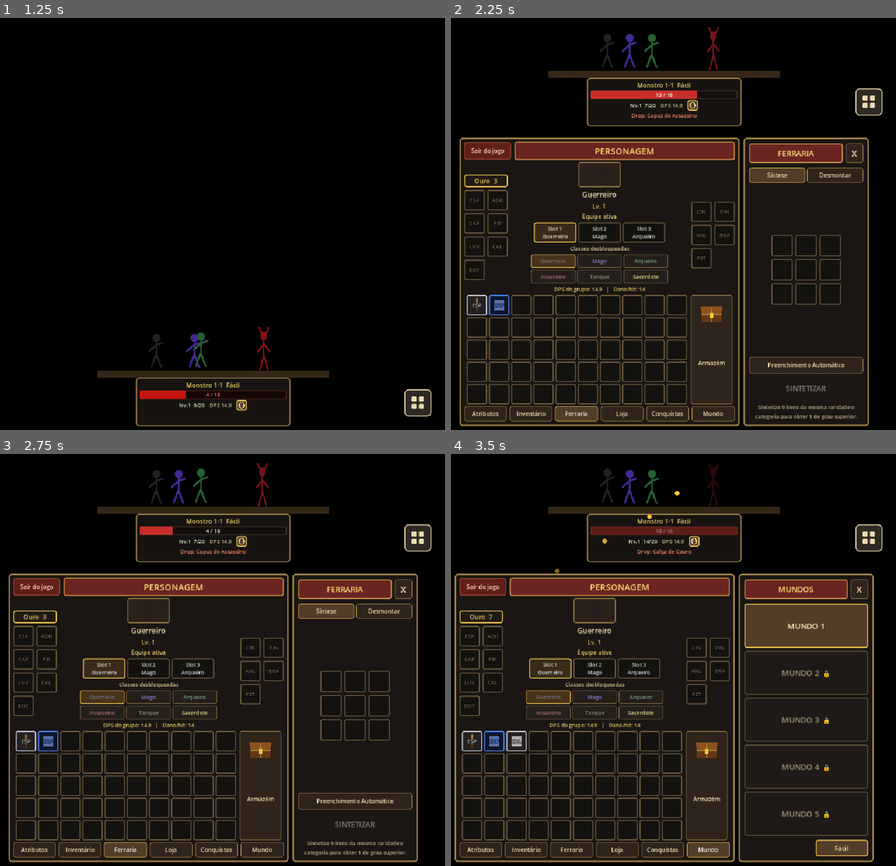
Above: before the commit, frames 1-4 (two rows, left to right).
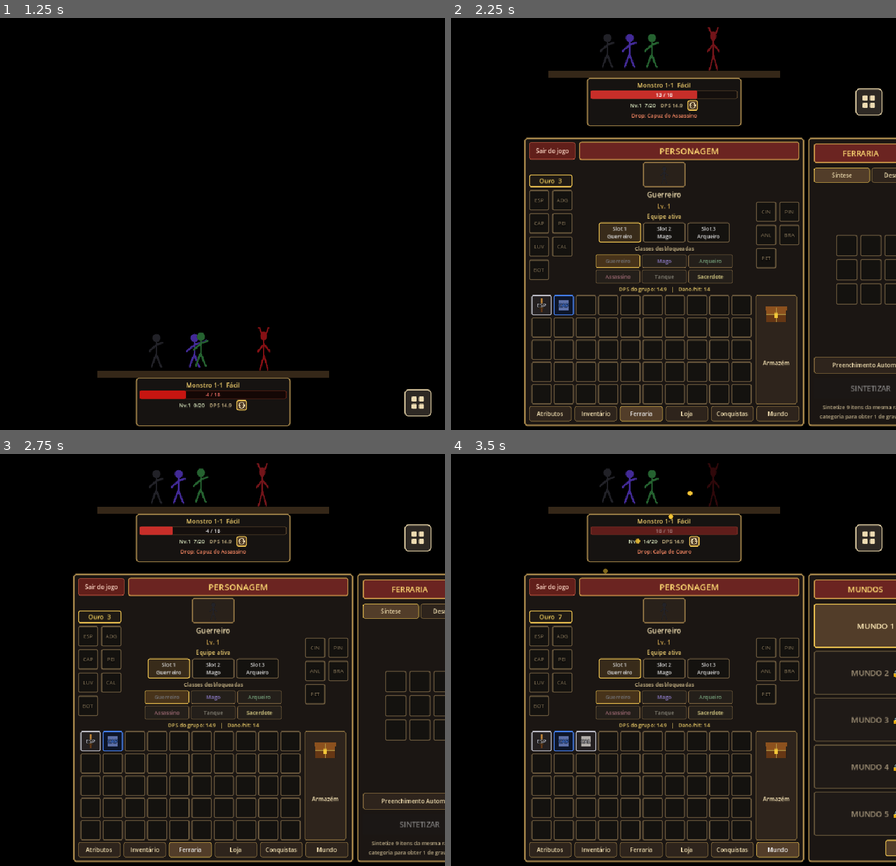
Above: after the commit, the same moments.

Repository: JoseVictorVicente/StickmanGame-Godot
Game: Godot game, scene res://main.tscn
Same seed, same stepped clock (60 frames per second), same inputs: the game is played once before the commit and once after it.
Inputs (mouse positions are in pixels of both pictures, inside the frame that each line leads up to):
- Up to frame 1 (1.25 s): click (240, 405) at 0.5 s
- Up to frame 2 (2.25 s): click (869, 401) at 1.25 s; click "Ferraria" at 2 s
- Up to frame 3 (2.75 s): no input
- Up to frame 4 (3.5 s): click "Mundo" at 2.75 s

Frame 1 is identical in both runs. In frame 2, 26% of the frame differs, in the area x 1-100%, y 29-100%; in frame 3, 26%; in frame 4, 28%, in the area x 0-100%, y 8-100%.

Commit message:
Keep the inventory panel fixed and overlay the world difficulty submenu.
Co-authored-by: Cursor <cursoragent@cursor.com>

Diff:
--- a/menu.gd
+++ b/menu.gd
@@ -38,7 +38,7 @@
 @onready var nivel_personagem: Label = %NivelPersonagem
 @onready var foto_personagem: TextureRect = %FotoPersonagem
 @onready var ui_equipe: UiSelecaoEquipe = %AreaEquipe
-@onready var area_menus: HBoxContainer = %AreaMenus
+@onready var area_menus: Control = %AreaMenus
 @onready var painel_ferraria: Ferraria = %PainelFerraria
 @onready var painel_armazem: PainelArmazem = %PainelArmazem
 @onready var painel_mundos: PainelMundos = %PainelMundos
@@ -79,6 +79,7 @@
 var _estilos_botao_ferraria: Dictionary = {}
 var _estilos_botao_armazem: Dictionary = {}
 var _estilos_botao_mundo: Dictionary = {}
+var _menus_abaixo: bool = false
 
 
 func _ready() -> void:
@@ -93,9 +94,8 @@
 	painel_ferraria.configurar(self)
 	painel_armazem.configurar(self)
 	painel_mundos.configurar(self)
-	area_menus.move_child(painel_armazem, 0)
-	area_menus.move_child(painel_ferraria, area_menus.get_child_count() - 1)
-	area_menus.move_child(painel_mundos, area_menus.get_child_count() - 1)
+	area_menus.resized.connect(_alinhar_paineis_laterais)
+	painel.resized.connect(_alinhar_paineis_laterais)
 	botao_ferraria.pressed.connect(_on_botao_ferraria_pressed)
 	painel_ferraria.visibilidade_alterada.connect(_on_ferraria_visibilidade_alterada)
 	painel_armazem.visibilidade_alterada.connect(_on_armazem_visibilidade_alterada)
@@ -119,6 +119,7 @@
 	if painel_ouro:
 		painel_ouro.resized.connect(_alinhar_espaco_ouro)
 		_alinhar_espaco_ouro()
+	call_deferred("_alinhar_paineis_laterais")
 
 
 func _criar_equipamentos_dos_personagens() -> void:
@@ -278,31 +279,39 @@
 
 
 func definir_abaixo_do_combate(abaixo: bool) -> void:
+	_menus_abaixo = abaixo
 	if abaixo:
 		centralizar.offset_top = 228.0
 		centralizar.offset_bottom = -8.0
-		area_menus.size_flags_vertical = Control.SIZE_SHRINK_END
 	else:
 		centralizar.offset_top = 8.0
 		centralizar.offset_bottom = -228.0
-		area_menus.size_flags_vertical = Control.SIZE_SHRINK_BEGIN
+	_alinhar_paineis_laterais()
 
 
 func obter_retangulos_clicaveis() -> Array[Rect2]:
 	if not visible:
 		return []
-	return [area_menus.get_global_rect().grow(4.0)]
+	var rects: Array[Rect2] = [painel.get_global_rect().grow(4.0)]
+	if painel_armazem and painel_armazem.visible:
+		rects.append(painel_armazem.get_global_rect().grow(4.0))
+	if painel_ferraria and painel_ferraria.visible:
+		rects.append(painel_ferraria.get_global_rect().grow(4.0))
+	if painel_mundos and painel_mundos.visible:
+		rects.append(painel_mundos.get_global_rect().grow(4.0))
+	return rects
 
 
 func largura_para_janela() -> int:
-	var largura := 40 + int(painel.custom_minimum_size.x)
+	var extra_esq := 0
+	var extra_dir := 0
 	if painel_armazem and painel_armazem.visible:
-		largura += 8 + int(painel_armazem.custom_minimum_size.x)
+		extra_esq = 8 + int(painel_armazem.custom_minimum_size.x)
+	if painel_ferraria and painel_ferraria.visible:
+		extra_dir = 8 + int(painel_ferraria.custom_minimum_size.x)
 	if painel_mundos and painel_mundos.visible:
-		largura += 8 + int(painel_mundos.custom_minimum_size.x)
-	if painel_ferraria and painel_ferraria.visible:
-		largura += 8 + int(painel_ferraria.custom_minimum_size.x)
-	return largura
+		extra_dir = 8 + int(painel_mundos.custom_minimum_size.x)
+	return 40 + int(painel.custom_minimum_size.x) + 2 * maxi(extra_esq, extra_dir)
 
 
 func _avisar_largura_menus() -> void:
@@ -310,7 +319,44 @@
 
 
 func _emitir_largura_menus() -> void:
+	_alinhar_paineis_laterais()
 	largura_menus_alterada.emit()
+
+
+func _alinhar_paineis_laterais() -> void:
+	if painel == null or area_menus == null:
+		return
+	painel.reset_size()
+	var tam_painel := painel.get_combined_minimum_size()
+	tam_painel.x = maxf(tam_painel.x, painel.custom_minimum_size.x)
+	if painel.size != tam_painel:
+		painel.size = tam_painel
+	var y := 0.0
+	if _menus_abaixo:
+		y = maxf(0.0, area_menus.size.y - painel.size.y)
+	var pos_painel := Vector2((area_menus.size.x - painel.size.x) * 0.5, y)
+	if painel.position != pos_painel:
+		painel.position = pos_painel
+	_posicionar_painel_lateral(painel_armazem, true, y, painel.size.y)
+	_posicionar_painel_lateral(painel_ferraria, false, y, painel.size.y)
+	_posicionar_painel_lateral(painel_mundos, false, y, painel.size.y)
+
+
+func _posicionar_painel_lateral(lado: Control, na_esquerda: bool, y: float, altura: float) -> void:
+	if lado == null or not lado.visible:
+		return
+	lado.reset_size()
+	var largura := maxf(lado.custom_minimum_size.x, lado.get_combined_minimum_size().x)
+	var tam := Vector2(largura, maxf(altura, lado.get_combined_minimum_size().y))
+	if lado.size != tam:
+		lado.size = tam
+	var pos: Vector2
+	if na_esquerda:
+		pos = Vector2(painel.position.x - 8.0 - lado.size.x, y)
+	else:
+		pos = Vector2(painel.position.x + painel.size.x + 8.0, y)
+	if lado.position != pos:
+		lado.position = pos
 
 
 func slots_inventario() -> Array[SlotItem]:
@@ -860,6 +906,8 @@
 		painel_ferraria.fechar()
 		painel_armazem.fechar()
 		painel_mundos.fechar()
+		return
+	call_deferred("_alinhar_paineis_laterais")
 
 
 func _on_botao_sair_pressed() -> void:
--- a/menu.tscn
+++ b/menu.tscn
@@ -155,18 +155,17 @@
 grow_vertical = 2
 mouse_filter = 2
 
-[node name="AreaMenus" type="HBoxContainer" parent="Centralizar"]
-unique_name_in_owner = true
-layout_mode = 2
-size_flags_horizontal = 4
-size_flags_vertical = 0
-theme_override_constants/separation = 8
-alignment = 1
+[node name="AreaMenus" type="Control" parent="Centralizar"]
+unique_name_in_owner = true
+layout_mode = 2
+size_flags_horizontal = 3
+size_flags_vertical = 3
+mouse_filter = 2
 
 [node name="Painel" type="PanelContainer" parent="Centralizar/AreaMenus"]
 unique_name_in_owner = true
 custom_minimum_size = Vector2(580, 0)
-layout_mode = 2
+layout_mode = 0
 mouse_filter = 0
 theme_override_styles/panel = SubResource("StyleBoxFlat_painel")
 
@@ -444,17 +443,14 @@
 [node name="PainelArmazem" parent="Centralizar/AreaMenus" instance=ExtResource("4_armazem")]
 unique_name_in_owner = true
 visible = false
-layout_mode = 2
-size_flags_vertical = 3
+layout_mode = 0
 
 [node name="PainelFerraria" parent="Centralizar/AreaMenus" instance=ExtResource("3_ferraria")]
 unique_name_in_owner = true
 visible = false
-layout_mode = 2
-size_flags_vertical = 3
+layout_mode = 0
 
 [node name="PainelMundos" parent="Centralizar/AreaMenus" instance=ExtResource("5_mundos")]
 unique_name_in_owner = true
 visible = false
-layout_mode = 2
-size_flags_vertical = 3
+layout_mode = 0
--- a/painel_mundos.gd
+++ b/painel_mundos.gd
@@ -16,6 +16,8 @@
 @onready var lista_mundos: VBoxContainer = %ListaMundos
 @onready var botao_dificuldade: Button = %BotaoDificuldade
 @onready var opcoes_dificuldade: VBoxContainer = %OpcoesDificuldade
+@onready var menu_dificuldade: PanelContainer = %MenuDificuldade
+@onready var fundo_menu_dificuldade: ColorRect = %FundoMenuDificuldade
 @onready var painel_mapa: Control = %PainelMapaFases
 @onready var mapa_fases: MapaFases = %MapaFases
 
@@ -37,6 +39,7 @@
 	botao_fechar.pressed.connect(fechar)
 	botao_voltar.pressed.connect(_mostrar_lista_mundos)
 	botao_dificuldade.pressed.connect(_alternar_opcoes_dificuldade)
+	fundo_menu_dificuldade.gui_input.connect(_on_fundo_dificuldade_gui_input)
 	cabecalho.gui_input.connect(_on_cabecalho_gui_input)
 	gui_input.connect(_on_cabecalho_gui_input)
 	mapa_fases.resized.connect(_posicionar_fases)
@@ -95,7 +98,7 @@
 
 
 func fechar() -> void:
-	opcoes_dificuldade.hide()
+	_fechar_menu_dificuldade()
 	hide()
 	visibilidade_alterada.emit(false)
 
@@ -123,7 +126,9 @@
 	for i in ProgressaoMundos.NOMES_DIFICULDADE.size():
 		var botao := Button.new()
 		botao.text = ProgressaoMundos.NOMES_DIFICULDADE[i]
-		botao.custom_minimum_size = Vector2(108, 30)
+		botao.custom_minimum_size = Vector2(0, 32)
+		botao.size_flags_horizontal = Control.SIZE_EXPAND_FILL
+		botao.clip_text = true
 		botao.add_theme_font_size_override("font_size", 12)
 		botao.pressed.connect(_escolher_dificuldade.bind(i))
 		opcoes_dificuldade.add_child(botao)
@@ -159,7 +164,7 @@
 
 
 func _mostrar_lista_mundos() -> void:
-	opcoes_dificuldade.hide()
+	_fechar_menu_dificuldade()
 	botao_voltar.hide()
 	titulo.text = "MUNDOS"
 	painel_lista.show()
@@ -169,7 +174,7 @@
 
 func _abrir_mapa_mundo(mundo: int) -> void:
 	_mundo_aberto = clampi(mundo, 1, ProgressaoMundos.TOTAL_MUNDOS)
-	opcoes_dificuldade.hide()
+	_fechar_menu_dificuldade()
 	botao_voltar.show()
 	titulo.text = "MUNDO %d" % _mundo_aberto
 	painel_lista.hide()
@@ -184,15 +189,56 @@
 
 
 func _alternar_opcoes_dificuldade() -> void:
-	opcoes_dificuldade.visible = not opcoes_dificuldade.visible
+	if menu_dificuldade.visible:
+		_fechar_menu_dificuldade()
+		return
 	_atualizar_opcoes_dificuldade()
+	fundo_menu_dificuldade.show()
+	menu_dificuldade.show()
+	call_deferred("_posicionar_menu_dificuldade")
+
+
+func _fechar_menu_dificuldade() -> void:
+	if menu_dificuldade:
+		menu_dificuldade.hide()
+	if fundo_menu_dificuldade:
+		fundo_menu_dificuldade.hide()
+
+
+func _posicionar_menu_dificuldade() -> void:
+	if not menu_dificuldade.visible:
+		return
+	menu_dificuldade.reset_size()
+	var largura := botao_dificuldade.size.x
+	var altura_item := botao_dificuldade.size.y
+	for botao in _botoes_opcao_dificuldade:
+		botao.custom_minimum_size = Vector2(largura - 4.0, altura_item)
+	menu_dificuldade.reset_size()
+	var tam := Vector2(largura, menu_dificuldade.get_combined_minimum_size().y)
+	menu_dificuldade.size = tam
+	var camada := menu_dificuldade.get_parent() as Control
+	var botao_rect := botao_dificuldade.get_global_rect()
+	var local_end := botao_rect.end - camada.get_global_rect().position
+	var pos := Vector2(
+		local_end.x - menu_dificuldade.size.x,
+		local_end.y - botao_dificuldade.size.y - 4.0 - menu_dificuldade.size.y
+	)
+	pos.x = clampf(pos.x, 0.0, maxf(0.0, camada.size.x - menu_dificuldade.size.x))
+	pos.y = clampf(pos.y, 0.0, maxf(0.0, camada.size.y - menu_dificuldade.size.y))
+	menu_dificuldade.position = pos
+
+
+func _on_fundo_dificuldade_gui_input(event: InputEvent) -> void:
+	if event is InputEventMouseButton and event.pressed:
+		_fechar_menu_dificuldade()
+		fundo_menu_dificuldade.accept_event()
 
 
 func _escolher_dificuldade(valor: int) -> void:
 	if not ProgressaoMundos.dificuldade_liberada(valor, _liberadas):
 		return
 	_dificuldade = clampi(valor, 0, 2)
-	opcoes_dificuldade.hide()
+	_fechar_menu_dificuldade()
 	_atualizar_botao_dificuldade()
 	_atualizar_lista_mundos()
 	_atualizar_mapa()
@@ -252,10 +298,10 @@
 		var liberada := ProgressaoMundos.dificuldade_liberada(i, _liberadas)
 		var texto := ProgressaoMundos.NOMES_DIFICULDADE[i]
 		if not liberada:
-			texto += "  🔒"
+			texto += " 🔒"
 		_botoes_opcao_dificuldade[i].text = texto
 		_botoes_opcao_dificuldade[i].disabled = not liberada
-		_pintar_botao(_botoes_opcao_dificuldade[i], i == _dificuldade, not liberada)
+		_pintar_botao(_botoes_opcao_dificuldade[i], i == _dificuldade, not liberada, true)
 
 
 func _posicionar_fases() -> void:
@@ -280,12 +326,13 @@
 	mapa_fases.queue_redraw()
 
 
-func _pintar_botao(botao: Button, ativo: bool = false, bloqueado: bool = false) -> void:
+func _pintar_botao(botao: Button, ativo: bool = false, bloqueado: bool = false, compacto: bool = false) -> void:
 	var estilo := StyleBoxFlat.new()
-	estilo.content_margin_left = 10
-	estilo.content_margin_top = 8
-	estilo.content_margin_right = 10
-	estilo.content_margin_bottom = 8
+	var margem := 6 if compacto else 10
+	estilo.content_margin_left = margem
+	estilo.content_margin_top = 6 if compacto else 8
+	estilo.content_margin_right = margem
+	estilo.content_margin_bottom = 6 if compacto else 8
 	estilo.set_corner_radius_all(4)
 	estilo.set_border_width_all(2)
 	if bloqueado:
--- a/painel_mundos.tscn
+++ b/painel_mundos.tscn
@@ -98,6 +98,25 @@
 corner_radius_bottom_right = 4
 corner_radius_bottom_left = 4
 
+[sub_resource type="StyleBoxFlat" id="StyleBoxFlat_menu_dificuldade"]
+content_margin_left = 2.0
+content_margin_top = 2.0
+content_margin_right = 2.0
+content_margin_bottom = 2.0
+bg_color = Color(0.11, 0.09, 0.08, 0.98)
+border_width_left = 2
+border_width_top = 2
+border_width_right = 2
+border_width_bottom = 2
+border_color = Color(0.95, 0.78, 0.32, 1)
+corner_radius_top_left = 4
+corner_radius_top_right = 4
+corner_radius_bottom_right = 4
+corner_radius_bottom_left = 4
+shadow_color = Color(0, 0, 0, 0.55)
+shadow_size = 6
+shadow_offset = Vector2(0, 3)
+
 [node name="PainelMundos" type="PanelContainer"]
 visible = false
 custom_minimum_size = Vector2(280, 0)
@@ -106,16 +125,29 @@
 theme_override_styles/panel = SubResource("StyleBoxFlat_painel")
 script = ExtResource("1_mundos")
 
-[node name="Conteudo" type="VBoxContainer" parent="."]
-layout_mode = 2
+[node name="Camada" type="Control" parent="."]
+layout_mode = 2
+mouse_filter = 2
+
+[node name="Conteudo" type="VBoxContainer" parent="Camada"]
+layout_mode = 1
+anchors_preset = 15
+anchor_right = 1.0
+anchor_bottom = 1.0
+offset_left = 0.0
+offset_top = 0.0
+offset_right = 0.0
+offset_bottom = 0.0
+grow_horizontal = 2
+grow_vertical = 2
 theme_override_constants/separation = 10
 
-[node name="CabecalhoMundos" type="HBoxContainer" parent="Conteudo"]
+[node name="CabecalhoMundos" type="HBoxContainer" parent="Camada/Conteudo"]
 unique_name_in_owner = true
 layout_mode = 2
 theme_override_constants/separation = 6
 
-[node name="BotaoVoltarMundos" type="Button" parent="Conteudo/CabecalhoMundos"]
+[node name="BotaoVoltarMundos" type="Button" parent="Camada/Conteudo/CabecalhoMundos"]
 unique_name_in_owner = true
 visible = false
 custom_minimum_size = Vector2(36, 36)
@@ -128,12 +160,12 @@
 theme_override_styles/hover = SubResource("StyleBoxFlat_botao_hover")
 text = "←"
 
-[node name="BannerTitulo" type="PanelContainer" parent="Conteudo/CabecalhoMundos"]
+[node name="BannerTitulo" type="PanelContainer" parent="Camada/Conteudo/CabecalhoMundos"]
 layout_mode = 2
 size_flags_horizontal = 3
 theme_override_styles/panel = SubResource("StyleBoxFlat_banner")
 
-[node name="TituloMundos" type="Label" parent="Conteudo/CabecalhoMundos/BannerTitulo"]
+[node name="TituloMundos" type="Label" parent="Camada/Conteudo/CabecalhoMundos/BannerTitulo"]
 unique_name_in_owner = true
 layout_mode = 2
 theme_override_colors/font_color = Color(1, 0.86, 0.45, 1)
@@ -142,7 +174,7 @@
 horizontal_alignment = 1
 vertical_alignment = 1
 
-[node name="BotaoFecharMundos" type="Button" parent="Conteudo/CabecalhoMundos"]
+[node name="BotaoFecharMundos" type="Button" parent="Camada/Conteudo/CabecalhoMundos"]
 unique_name_in_owner = true
 custom_minimum_size = Vector2(36, 36)
 layout_mode = 2
@@ -154,35 +186,23 @@
 theme_override_styles/hover = SubResource("StyleBoxFlat_botao_hover")
 text = "X"
 
-[node name="PainelListaMundos" type="VBoxContainer" parent="Conteudo"]
+[node name="PainelListaMundos" type="VBoxContainer" parent="Camada/Conteudo"]
 unique_name_in_owner = true
 layout_mode = 2
 size_flags_vertical = 3
 theme_override_constants/separation = 8
 
-[node name="ListaMundos" type="VBoxContainer" parent="Conteudo/PainelListaMundos"]
+[node name="ListaMundos" type="VBoxContainer" parent="Camada/Conteudo/PainelListaMundos"]
 unique_name_in_owner = true
 layout_mode = 2
 size_flags_vertical = 3
 theme_override_constants/separation = 6
 
-[node name="RodapeDificuldade" type="HBoxContainer" parent="Conteudo/PainelListaMundos"]
+[node name="RodapeDificuldade" type="HBoxContainer" parent="Camada/Conteudo/PainelListaMundos"]
 layout_mode = 2
 alignment = 2
 
-[node name="ColunaDificuldade" type="VBoxContainer" parent="Conteudo/PainelListaMundos/RodapeDificuldade"]
-layout_mode = 2
-size_flags_horizontal = 0
-alignment = 2
-theme_override_constants/separation = 4
-
-[node name="OpcoesDificuldade" type="VBoxContainer" parent="Conteudo/PainelListaMundos/RodapeDificuldade/ColunaDificuldade"]
-unique_name_in_owner = true
-visible = false
-layout_mode = 2
-theme_override_constants/separation = 3
-
-[node name="BotaoDificuldade" type="Button" parent="Conteudo/PainelListaMundos/RodapeDificuldade/ColunaDificuldade"]
+[node name="BotaoDificuldade" type="Button" parent="Camada/Conteudo/PainelListaMundos/RodapeDificuldade"]
 unique_name_in_owner = true
 custom_minimum_size = Vector2(108, 32)
 layout_mode = 2
@@ -193,16 +213,40 @@
 theme_override_styles/hover = SubResource("StyleBoxFlat_botao_hover")
 text = "Fácil"
 
-[node name="PainelMapaFases" type="PanelContainer" parent="Conteudo"]
+[node name="PainelMapaFases" type="PanelContainer" parent="Camada/Conteudo"]
 unique_name_in_owner = true
 visible = false
 layout_mode = 2
 size_flags_vertical = 3
 theme_override_styles/panel = SubResource("StyleBoxFlat_mapa")
 
-[node name="MapaFases" type="Control" parent="Conteudo/PainelMapaFases"]
+[node name="MapaFases" type="Control" parent="Camada/Conteudo/PainelMapaFases"]
 unique_name_in_owner = true
 clip_contents = true
 layout_mode = 2
 mouse_filter = 0
 script = ExtResource("2_mapa")
+
+[node name="FundoMenuDificuldade" type="ColorRect" parent="Camada"]
+unique_name_in_owner = true
+visible = false
+layout_mode = 1
+anchors_preset = 15
+anchor_right = 1.0
+anchor_bottom = 1.0
+grow_horizontal = 2
+grow_vertical = 2
+mouse_filter = 0
+color = Color(0, 0, 0, 0.01)
+
+[node name="MenuDificuldade" type="PanelContainer" parent="Camada"]
+unique_name_in_owner = true
+visible = false
+layout_mode = 0
+mouse_filter = 0
+theme_override_styles/panel = SubResource("StyleBoxFlat_menu_dificuldade")
+
+[node name="OpcoesDificuldade" type="VBoxContainer" parent="Camada/MenuDificuldade"]
+unique_name_in_owner = true
+layout_mode = 2
+theme_override_constants/separation = 4
